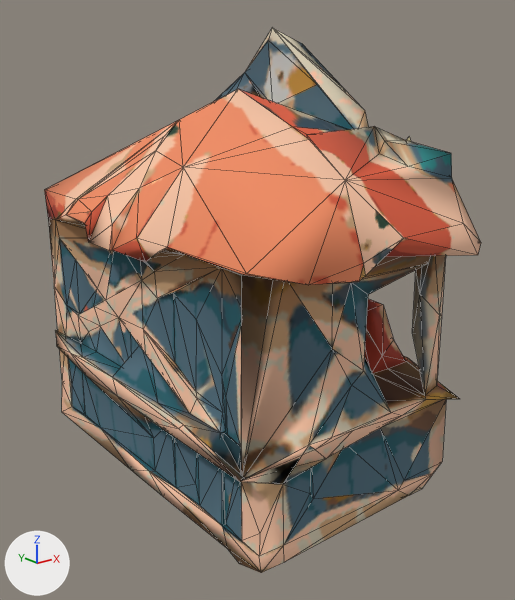
What one commit did to the glTF model public/models/arcade.glb.
One viewpoint serves both versions: a 50 mm lens placed at (-0.946, -1.265, 0.39), pointed at (0.022, -0.056, -0.093). The lights are fixed; the arrows at lower left show +X, +Y and +Z. The first picture is the older version. Mesh edges are drawn as thin lines. Where no turn or scale is listed for an object, it has been applied to the vertices. Vertices at exactly the same position are counted once.

Names of what the first picture shows: 'tripo_node_2eb607d0-dac7-4b71-9962-ab459f5eb622'.
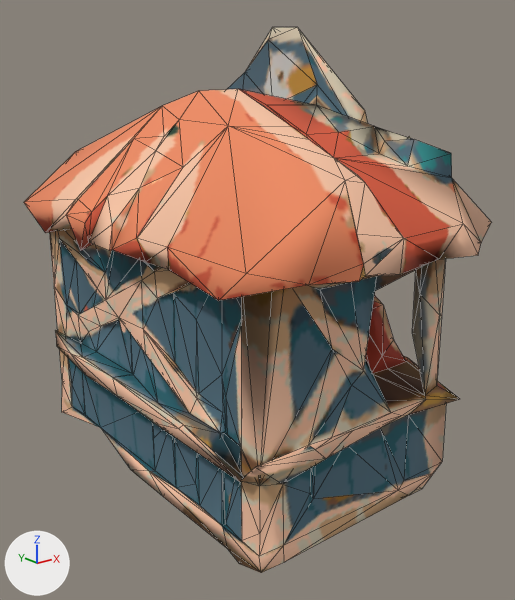
Where the newer file only moved an object's origin or applied its transform, the numbers keep the older frame.

The change in detail:
me_tripo_mesh_2eb607d0_dac7_4b71_9962_ab459f5eb622 is used by ob_tripo_node_2eb607d0_dac7_4b71_9962_ab459f5eb622; location (0.0, -0.002, 0.001).
me_tripo_mesh_2eb607d0_dac7_4b71_9962_ab459f5eb622 had 692 vertices, 1434 faces and spanned x -0.326..0.326, y -0.491..0.491, z -0.494..0.494.
me_tripo_mesh_2eb607d0_dac7_4b71_9962_ab459f5eb622 now has 770 vertices, 1591 faces and spans x -0.326..0.326, y -0.491..0.494, z -0.495..0.494.
me_tripo_mesh_2eb607d0_dac7_4b71_9962_ab459f5eb622 part 1: 78 vertices added at x -0.319..0.322, y -0.487..0.494, z -0.495..0.49.

Pixel boxes (x1, y1, x2, y2) of what changed, in the pictures (515 x 600 px):
'tripo_node_2eb607d0-dac7-4b71-9962-ab459f5eb622', reshaped (7% wider)
    before: (44, 28, 481, 573)
    after: (24, 27, 492, 573)
part 1 of me_tripo_mesh_2eb607d0_dac7_4b71_9962_ab459f5eb622, added (orange)
    after: (24, 27, 492, 534)
